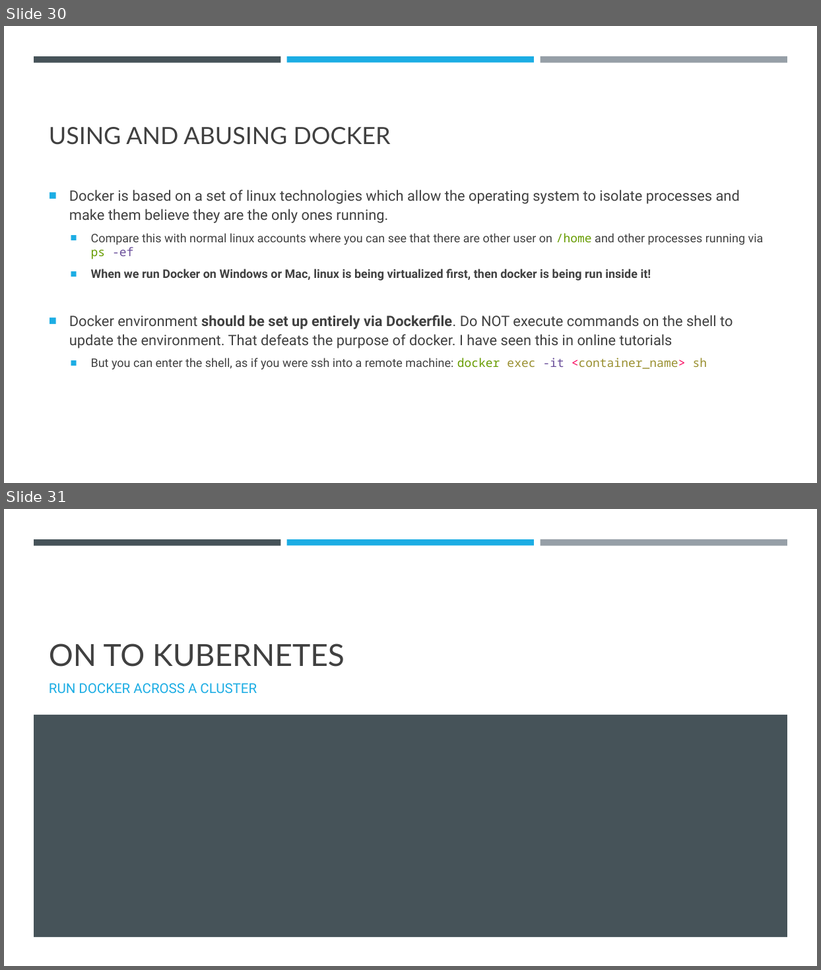
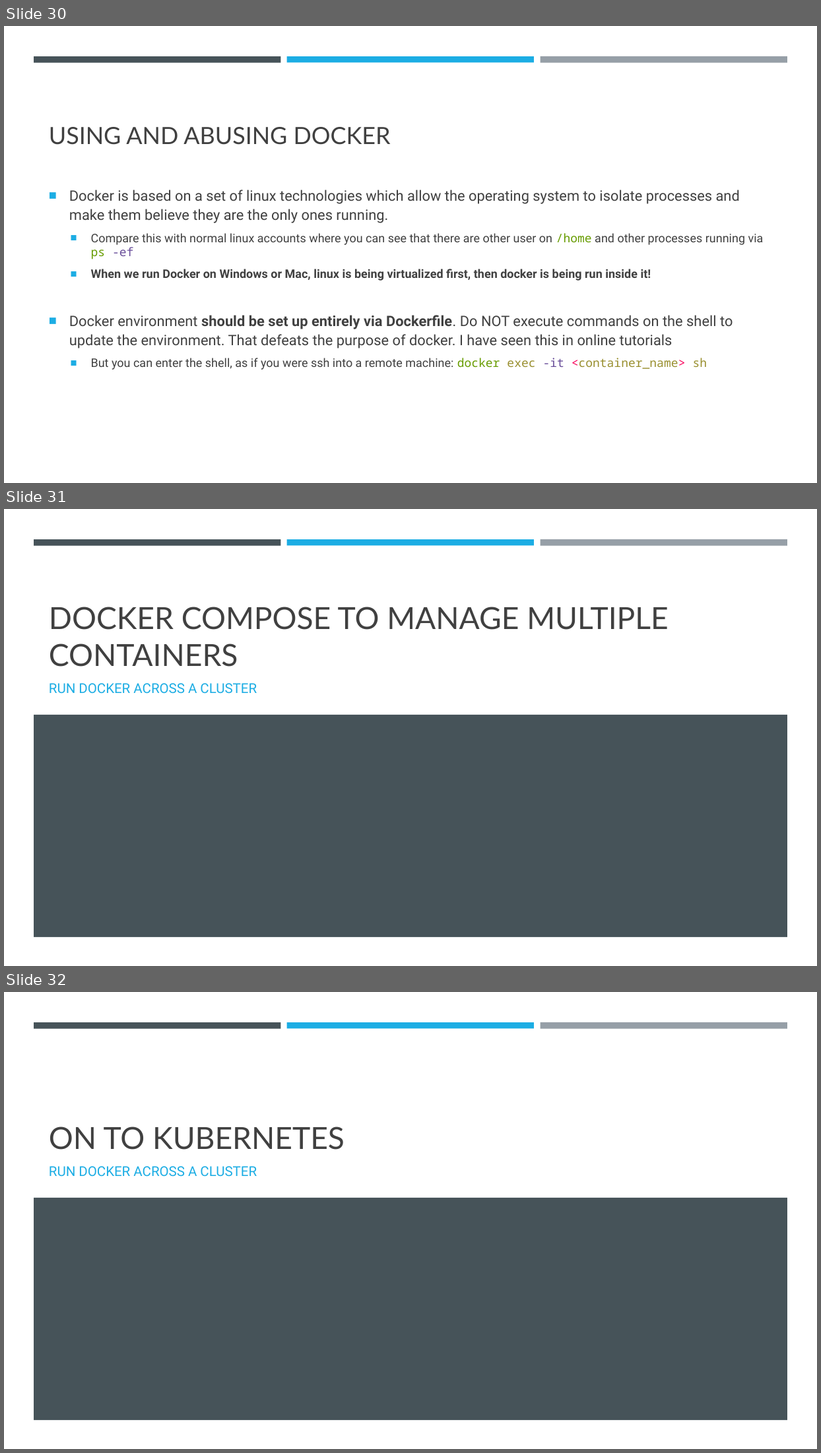
Before and after one commit to falconair/lectures, a slide deck: lectures/120_dockerize_python_app/Docker – an introduction.pptx. Shown one above the other, each under a label of ours: slides 30 and 31 before the commit, slides 30, 31 and 32 after it. The pictures are 821x970 and 821x1453 pixels, drawn with LibreOffice and Linux fonts; fonts in the diff are those of the drawing. Boxes give left, top, right and bottom in pixels: in the first picture for what was removed or moved away, otherwise in the second. Text is boxed around its words. In the diff, an @@ line names an element or a change of style, - is before the commit and + after.

Commit message:
updates docker presentation

```diff
--- a/lectures/120_dockerize_python_app/Docker – an introduction.pptx
+++ b/lectures/120_dockerize_python_app/Docker – an introduction.pptx
@@ slide 31 added at (4,509,817,966), background #FFFFFF; not listed: 4 template elements that a slide beside it also shows @@
@@ title added at (49,607,668,667), 36 pt, text #404040 @@
+DOCKER COMPOSE TO MANAGE MULTIPLE CONTAINERS
@@ subtitle added at (49,683,257,694), 16 pt, text #1CADE4 @@
+RUN DOCKER ACROSS A CLUSTER
@@ what was slide 31 is now slide 32 @@
```
